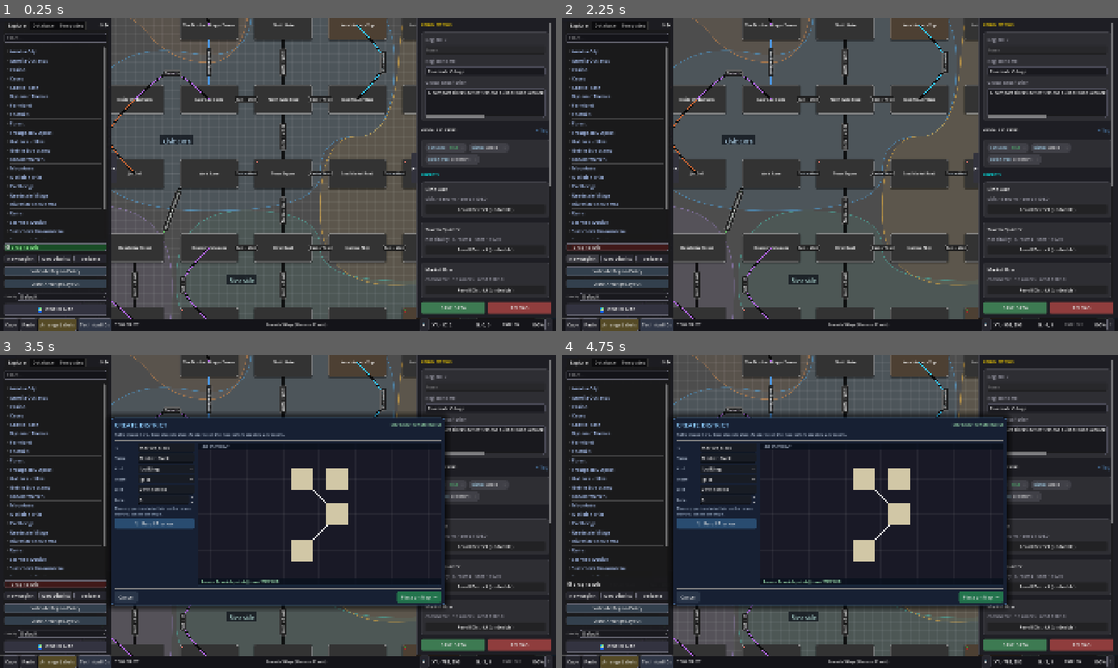
Above: before the commit, frames 1-4 (two rows, left to right).
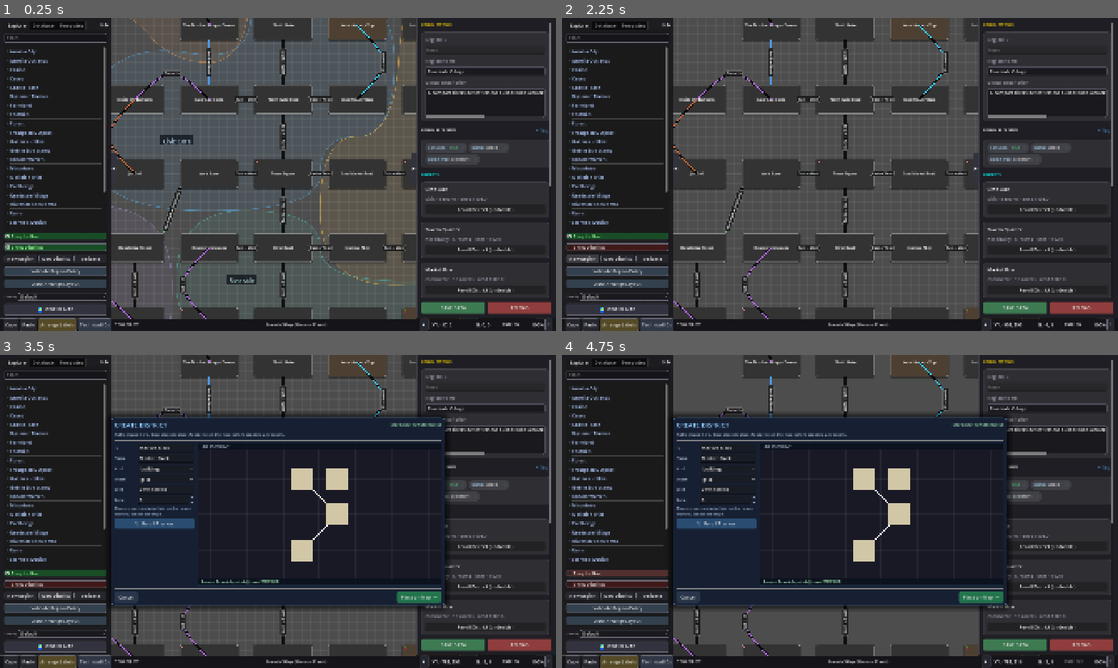
Above: after the commit, the same moments.

Repository: jbax-and-his-ai-pals/008-mud
Game: Godot game, scene res://scenes/Main.tscn
The game is run twice, just before and just after one commit, with the same random seed, the same clock (stepped at 60 frames per second) and the same inputs.
Inputs (mouse positions are in pixels of both pictures, inside the frame that each line leads up to):
- Up to frame 1 (0.25 s): no input
- Up to frame 2 (2.25 s): click (617, 246) at 0.5 s, where only the run after the commit has a clickable "Show Districts"; click "New Region" at 1.25 s; click "New Region" at 2 s
- Up to frame 3 (3.5 s): click "New District" at 2.75 s
- Up to frame 4 (4.75 s): click "New District" at 3.5 s; click "Snap to Grid" at 4.25 s

The runs differ from the first frame. In frame 1, 0.6% of the frame differs, in the area x 0-82%, y 35-75%; in frame 2, 1.6%; in frame 3, 1.0%; in frame 4, 1.8%, in the area x 0-94%, y 0-99%.

Commit message:
Add a "Show Districts" toggle; rename Global Properties to Region Properties
"Show Districts" sits under Snap to Grid, checked by default, and simply
hides district_layer/district_label_layer (a CanvasItem with visible=false
never runs its own _draw(), so unchecking it also skips the district
territory recompute those draws depend on -- not just a visual no-op).
Threaded through the same signal-forwarding chain snap_toggled already
uses: ExplorerPanel -> SidePanel -> EditorUIManager -> Main.

Renamed the region inspector's "GLOBAL PROPERTIES" section to "REGION
PROPERTIES" -- "global" overstated what these are (per-region tags), and
there's no actual cross-region/global properties concept to reserve the
name for.

Co-Authored-By: Claude Sonnet 5 <noreply@anthropic.com>

Diff:
--- a/mud-world-editor/scripts/core/Main.gd
+++ b/mud-world-editor/scripts/core/Main.gd
@@ -160,6 +160,7 @@
 	ui_mgr.request_district_cancel.connect(_cancel_district_placement)
 	ui_mgr.context_action.connect(action_handler.handle_context_action)
 	ui_mgr.snap_toggled.connect(func(b): state.snap_enabled=b; graph_controller.set_snap(b); grid_layer.visible=(b and not state.is_world_view); grid_layer.queue_redraw())
+	ui_mgr.show_districts_toggled.connect(func(b): district_layer.visible = b; district_label_layer.visible = b)
 	ui_mgr.creation_direction_selected.connect(action_handler.create_room_from_anchor)
 	ui_mgr.tool_changed.connect(func(m, d): state.cur_tool_mode=m; state.cur_tool_data=d; ui_mgr.update_tool_display(m, d); if m!=EditorUIManager.ToolMode.SELECT: _deselect_all())
 	ui_mgr.request_jump_to_room.connect(_jump_to_room)
--- a/mud-world-editor/scripts/ui/EditorUIManager.gd
+++ b/mud-world-editor/scripts/ui/EditorUIManager.gd
@@ -15,6 +15,7 @@
 signal request_open_creator_modal
 signal request_open_district_modal
 signal snap_toggled(is_on)
+signal show_districts_toggled(is_on)
 signal request_create_connection(src, dir, target, twoway)
 signal request_create_region(name, room_data)
 signal request_place_district(definition)
@@ -119,6 +120,7 @@
 	side_panel.request_jump_to_room.connect(func(id): request_jump_to_room.emit(id))
 	side_panel.request_show_district.connect(func(rid, did): request_show_district.emit(rid, did))
 	side_panel.snap_toggled.connect(func(b): snap_toggled.emit(b); update_status_snap(b))
+	side_panel.show_districts_toggled.connect(func(b): show_districts_toggled.emit(b))
 	side_panel.request_validate.connect(func(): request_validate.emit())
 	side_panel.request_validate_region_policy.connect(func(): request_validate_region_policy.emit())
 	side_panel.tool_changed.connect(func(m, d): tool_changed.emit(m, d))
--- a/mud-world-editor/scripts/ui/SidePanel.gd
+++ b/mud-world-editor/scripts/ui/SidePanel.gd
@@ -7,6 +7,7 @@
 signal request_jump_to_room(id)
 signal request_show_district(region_id, district_id)
 signal snap_toggled(is_on)
+signal show_districts_toggled(is_on)
 signal request_validate
 signal request_validate_region_policy
 signal tool_changed(mode, data)
@@ -134,6 +135,7 @@
 	explorer_panel.request_validate_region_policy.connect(func(): request_validate_region_policy.emit())
 	explorer_panel.request_auto_layout.connect(func(): request_auto_layout.emit())
 	explorer_panel.snap_toggled.connect(func(b): snap_toggled.emit(b))
+	explorer_panel.show_districts_toggled.connect(func(b): show_districts_toggled.emit(b))
 	explorer_panel.request_context_menu.connect(func(p, m): request_context_menu.emit(p, m))
 	margin.add_child(explorer_panel)
 	tabs.add_child(margin)
--- a/mud-world-editor/scripts/ui/inspectors/DistrictInspector.gd
+++ b/mud-world-editor/scripts/ui/inspectors/DistrictInspector.gd
@@ -13,7 +13,7 @@
 var district_id: String
 var action_handler: ActionHandler
 
-# Same vocabulary RegionInspector's GLOBAL PROPERTIES offers, so a district
+# Same vocabulary RegionInspector's REGION PROPERTIES offers, so a district
 # can override its region's atmosphere (dark, outdoors, etc.) the same way
 # a room overrides its district's -- World.get_env_property resolves all
 # three tiers with the same flat-key convention.
--- a/mud-world-editor/scripts/ui/inspectors/RegionInspector.gd
+++ b/mud-world-editor/scripts/ui/inspectors/RegionInspector.gd
@@ -66,7 +66,7 @@
 
 func _build_global_props():
 	var header_box = HBoxContainer.new()
-	header_box.add_child(InspectorStyle.create_section_header("GLOBAL PROPERTIES"))
+	header_box.add_child(InspectorStyle.create_section_header("REGION PROPERTIES"))
 	var spacer = Control.new(); spacer.size_flags_horizontal = Control.SIZE_EXPAND_FILL
 	header_box.add_child(spacer)
 
--- a/mud-world-editor/scripts/ui/panels/ExplorerPanel.gd
+++ b/mud-world-editor/scripts/ui/panels/ExplorerPanel.gd
@@ -10,11 +10,13 @@
 signal request_validate_region_policy
 signal request_auto_layout
 signal snap_toggled(enabled)
+signal show_districts_toggled(enabled)
 signal request_context_menu(global_pos, meta)
 
 var search_bar: LineEdit
 var explorer_tree: Tree
 var snap_checkbox: CheckBox
+var show_districts_checkbox: CheckBox
 var expanded_regions: Dictionary = {}
 var expanded_districts: Dictionary = {}
 var _is_programmatic_selection: bool = false
@@ -52,6 +54,13 @@
 	add_child(snap_checkbox)
 
 	call_deferred("emit_signal", "snap_toggled", snap_checkbox.button_pressed)
+
+	show_districts_checkbox = CheckBox.new()
+	show_districts_checkbox.text = "Show Districts"
+	show_districts_checkbox.button_pressed = true
+	_apply_checkbox_style(show_districts_checkbox)
+	show_districts_checkbox.toggled.connect(func(b): show_districts_toggled.emit(b))
+	add_child(show_districts_checkbox)
 
 	var btn_row = HBoxContainer.new()
 	btn_row.add_theme_constant_override("separation", 8)
